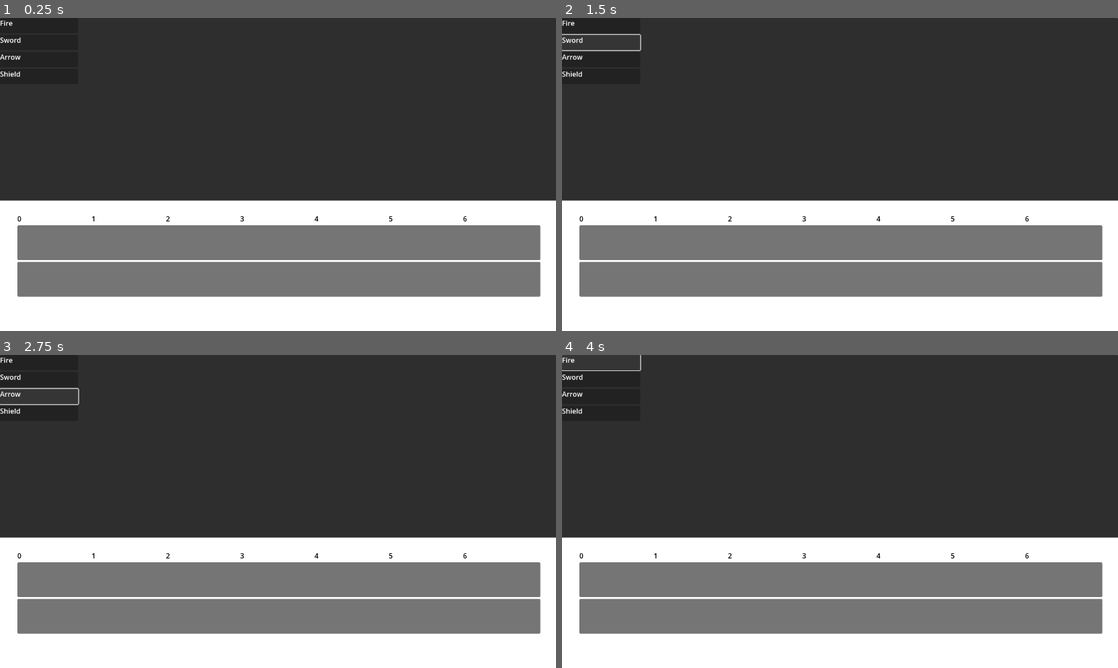
Above: before the commit, frames 1-4 (two rows, left to right).
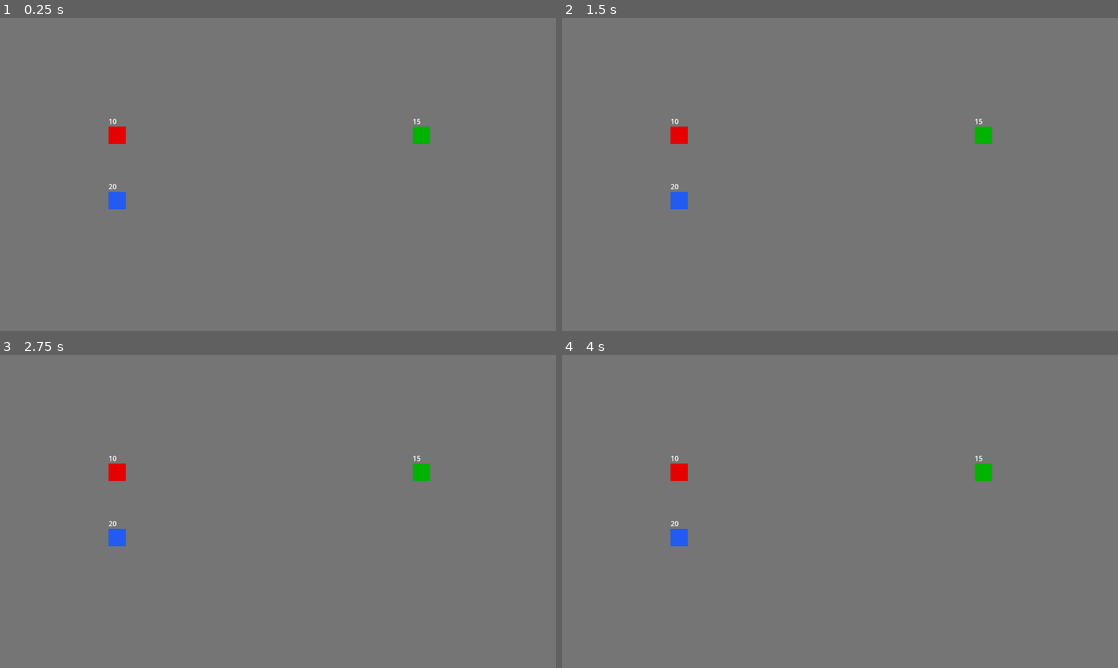
Above: after the commit, the same moments.

Repository: Ravars/non-turn-based-rpg
Game: Godot game, scene res://Scenes/Combat.tscn
Same seed, same stepped clock (60 frames per second), same inputs: the game is played once before the commit and once after it. Before the commit the project starts from res://Scenes/Timeline.tscn.
Inputs (mouse positions are in pixels of both pictures, inside the frame that each line leads up to):
- Up to frame 1 (0.25 s): no input
- Up to frame 2 (1.5 s): click (600, 24) at 0.5 s, where only the run before the commit has a clickable "Fire"; click (600, 43) at 1.25 s, where only the run before the commit has a clickable "Sword"
- Up to frame 3 (2.75 s): click (38, 395) at 2 s, where only the run before the commit has a clickable "Arrow"
- Up to frame 4 (4 s): click (600, 414) at 2.75 s, where only the run before the commit has a clickable "Shield"; click (600, 361) at 3.5 s, where only the run before the commit has a clickable "Fire"

The runs differ from the first frame. In frame 1, 79% of the frame differs, in the area x 0-100%, y 0-100%; in frame 2, 79%; in frame 3, 79%; in frame 4, 79%.

Commit message:
Timeline & Combat Managers

Diff:
--- /dev/null
+++ b/Resources/FireBall.tres
@@ -0,0 +1,12 @@
+[gd_resource type="Resource" script_class="SkillData" load_steps=2 format=3 uid="uid://bk14aot6jtncu"]
+
+[ext_resource type="Script" uid="uid://deb6e1y03bnsd" path="res://Scripts/SkillData.gd" id="1_gybf2"]
+
+[resource]
+script = ExtResource("1_gybf2")
+skill_name = "Fire Ball"
+skill_description = "Description Skill"
+damage = 10
+cast_time = 4.0
+cooldown = 1.0
+metadata/_custom_type_script = "uid://deb6e1y03bnsd"
--- /dev/null
+++ b/Resources/FireBolt.tres
@@ -0,0 +1,14 @@
+[gd_resource type="Resource" script_class="SkillData" load_steps=3 format=3 uid="uid://cjplw62slvhk2"]
+
+[ext_resource type="Texture2D" uid="uid://ch4d6oeecrhhw" path="res://Icons/line_vertical.png" id="1_0eurg"]
+[ext_resource type="Script" uid="uid://deb6e1y03bnsd" path="res://Scripts/SkillData.gd" id="1_bu23q"]
+
+[resource]
+script = ExtResource("1_bu23q")
+skill_name = "Fire Bolt"
+skill_description = "A Fire Bolt"
+damage = 20
+cast_time = 2.0
+cooldown = 3.0
+icon = ExtResource("1_0eurg")
+metadata/_custom_type_script = "uid://deb6e1y03bnsd"
--- /dev/null
+++ b/Resources/Goblin.tres
@@ -0,0 +1,11 @@
+[gd_resource type="Resource" script_class="CharacterStats" load_steps=2 format=3 uid="uid://6ani4ruco48d"]
+
+[ext_resource type="Script" uid="uid://l8uxdayn10hi" path="res://Scripts/CharacterStats.gd" id="1_p8ocb"]
+
+[resource]
+script = ExtResource("1_p8ocb")
+health = 15
+mana = 0
+strength = 2
+dexterity = 8
+metadata/_custom_type_script = "uid://l8uxdayn10hi"
--- /dev/null
+++ b/Resources/Mage.tres
@@ -0,0 +1,11 @@
+[gd_resource type="Resource" script_class="CharacterStats" load_steps=2 format=3 uid="uid://hkp5l64e081x"]
+
+[ext_resource type="Script" uid="uid://l8uxdayn10hi" path="res://Scripts/CharacterStats.gd" id="1_ibpmp"]
+
+[resource]
+script = ExtResource("1_ibpmp")
+health = 10
+mana = 10
+strength = 1
+dexterity = 1
+metadata/_custom_type_script = "uid://l8uxdayn10hi"
--- /dev/null
+++ b/Resources/ShieldAttack.tres
@@ -0,0 +1,12 @@
+[gd_resource type="Resource" script_class="SkillData" load_steps=2 format=3 uid="uid://0o544yhnkuqp"]
+
+[ext_resource type="Script" uid="uid://deb6e1y03bnsd" path="res://Scripts/SkillData.gd" id="1_qa6hw"]
+
+[resource]
+script = ExtResource("1_qa6hw")
+skill_name = "Shield Attack"
+skill_description = "Description Shield"
+damage = 1
+cast_time = 2.0
+cooldown = 1.0
+metadata/_custom_type_script = "uid://deb6e1y03bnsd"
--- /dev/null
+++ b/Resources/SwordAttack.tres
@@ -0,0 +1,14 @@
+[gd_resource type="Resource" script_class="SkillData" load_steps=3 format=3 uid="uid://c2bipukebnffg"]
+
+[ext_resource type="Texture2D" uid="uid://eeaydf545xd3" path="res://Icons/tool_sword_a.png" id="1_v5f1t"]
+[ext_resource type="Script" uid="uid://deb6e1y03bnsd" path="res://Scripts/SkillData.gd" id="1_vyscx"]
+
+[resource]
+script = ExtResource("1_vyscx")
+skill_name = "Sword Attack"
+skill_description = "Uses a Sword to Attack"
+damage = 5
+cast_time = 1.0
+cooldown = 2.0
+icon = ExtResource("1_v5f1t")
+metadata/_custom_type_script = "uid://deb6e1y03bnsd"
--- /dev/null
+++ b/Resources/Warrior.tres
@@ -0,0 +1,11 @@
+[gd_resource type="Resource" script_class="CharacterStats" load_steps=2 format=3 uid="uid://dg380qfx8b781"]
+
+[ext_resource type="Script" uid="uid://l8uxdayn10hi" path="res://Scripts/CharacterStats.gd" id="1_hoq84"]
+
+[resource]
+script = ExtResource("1_hoq84")
+health = 20
+mana = 0
+strength = 10
+dexterity = 1
+metadata/_custom_type_script = "uid://l8uxdayn10hi"
--- a/Scenes/Combat.tscn
+++ b/Scenes/Combat.tscn
@@ -1,25 +1,63 @@
-[gd_scene load_steps=4 format=3 uid="uid://8rjewcj1qibu"]
+[gd_scene load_steps=7 format=3 uid="uid://8rjewcj1qibu"]
 
-[ext_resource type="PackedScene" uid="uid://bet4frdrva7or" path="res://Scenes/Units/Warrior.tscn" id="1_jr68y"]
 [ext_resource type="PackedScene" uid="uid://7vh5n4px2cnv" path="res://Scenes/Units/Mage.tscn" id="2_rq8dt"]
-[ext_resource type="PackedScene" uid="uid://ctjkrsxjkogxj" path="res://Scenes/Units/Goblin.tscn" id="3_0dhp0"]
+[ext_resource type="Script" uid="uid://deb6e1y03bnsd" path="res://Scripts/SkillData.gd" id="3_snhto"]
+[ext_resource type="Script" path="res://Scripts/CombatManager.gd" id="4_abcde"]
+[ext_resource type="PackedScene" uid="uid://ctjkrsxjkogxj" path="res://Scenes/Units/Goblin.tscn" id="6_k8hyy"]
+[ext_resource type="PackedScene" uid="uid://bet4frdrva7or" path="res://Scenes/Units/Warrior.tscn" id="6_xd0fh"]
+[ext_resource type="Resource" uid="uid://c2bipukebnffg" path="res://Resources/SwordAttack.tres" id="7_xd0fh"]
 
 [node name="Combat" type="Node2D"]
+script = ExtResource("4_abcde")
 
-[node name="ColorRect" type="ColorRect" parent="."]
+[node name="Background" type="ColorRect" parent="."]
 offset_right = 1280.0
 offset_bottom = 720.0
 color = Color(0.458405, 0.458405, 0.458405, 1)
 metadata/_edit_lock_ = true
 
-[node name="Mage" parent="." instance=ExtResource("2_rq8dt")]
-position = Vector2(210, 263)
+[node name="PlayerLanes" type="Node2D" parent="."]
+position = Vector2(250, 0)
 
-[node name="Goblin" parent="." instance=ExtResource("3_0dhp0")]
-position = Vector2(906, 279)
+[node name="Lane1" type="Node2D" parent="PlayerLanes"]
+position = Vector2(0, 250)
 
-[node name="Goblin2" parent="." instance=ExtResource("3_0dhp0")]
-position = Vector2(905, 352)
+[node name="UnitPosition" type="Marker2D" parent="PlayerLanes/Lane1"]
 
-[node name="Warrior" parent="." instance=ExtResource("1_jr68y")]
-position = Vector2(368, 276)
+[node name="Lane2" type="Node2D" parent="PlayerLanes"]
+position = Vector2(0, 400)
+
+[node name="UnitPosition" type="Marker2D" parent="PlayerLanes/Lane2"]
+
+[node name="Mage" parent="PlayerLanes/Lane2/UnitPosition" groups=["heroes"] instance=ExtResource("2_rq8dt")]
+position = Vector2(0, -150)
+
+[node name="Warrior" parent="PlayerLanes/Lane2/UnitPosition" groups=["heroes"] instance=ExtResource("6_xd0fh")]
+skills = Array[ExtResource("3_snhto")]([ExtResource("7_xd0fh"), ExtResource("7_xd0fh"), ExtResource("7_xd0fh")])
+
+[node name="Lane3" type="Node2D" parent="PlayerLanes"]
+position = Vector2(0, 550)
+
+[node name="UnitPosition" type="Marker2D" parent="PlayerLanes/Lane3"]
+
+[node name="EnemyLanes" type="Node2D" parent="."]
+position = Vector2(950, 0)
+
+[node name="Lane1" type="Node2D" parent="EnemyLanes"]
+position = Vector2(0, 250)
+
+[node name="UnitPosition" type="Marker2D" parent="EnemyLanes/Lane1"]
+
+[node name="Goblin" parent="EnemyLanes/Lane1/UnitPosition" groups=["enemies"] instance=ExtResource("6_k8hyy")]
+is_enemy = true
+skills = Array[ExtResource("3_snhto")]([ExtResource("7_xd0fh"), ExtResource("7_xd0fh")])
+
+[node name="Lane2" type="Node2D" parent="EnemyLanes"]
+position = Vector2(0, 400)
+
+[node name="UnitPosition" type="Marker2D" parent="EnemyLanes/Lane2"]
+
+[node name="Lane3" type="Node2D" parent="EnemyLanes"]
+position = Vector2(0, 550)
+
+[node name="UnitPosition" type="Marker2D" parent="EnemyLanes/Lane3"]
--- a/Scenes/Timeline.tscn
+++ b/Scenes/Timeline.tscn
@@ -1,7 +1,7 @@
 [gd_scene load_steps=3 format=3 uid="uid://dedvm26vfptj3"]
 
 [ext_resource type="PackedScene" uid="uid://bbp0som1xstur" path="res://Scenes/AbilityButton.tscn" id="1_4t1g0"]
-[ext_resource type="Script" uid="uid://ccmncbujsmd4k" path="res://Scripts/Timeline.gd" id="1_n5ev4"]
+[ext_resource type="Script" uid="uid://ccmncbujsmd4k" path="res://Scripts/TimelineUI.gd" id="1_n5ev4"]
 
 [node name="Timeline" type="Control"]
 layout_mode = 3
--- a/Scenes/Units/Goblin.tscn
+++ b/Scenes/Units/Goblin.tscn
@@ -1,8 +1,13 @@
-[gd_scene load_steps=2 format=3 uid="uid://ctjkrsxjkogxj"]
+[gd_scene load_steps=5 format=3 uid="uid://ctjkrsxjkogxj"]
 
 [ext_resource type="PackedScene" uid="uid://0hbufdhuxkku" path="res://Scenes/Units/Unit.tscn" id="1_564fj"]
+[ext_resource type="Script" uid="uid://deb6e1y03bnsd" path="res://Scripts/SkillData.gd" id="2_jxonx"]
+[ext_resource type="Resource" uid="uid://6ani4ruco48d" path="res://Resources/Goblin.tres" id="2_py4g4"]
+[ext_resource type="Resource" uid="uid://c2bipukebnffg" path="res://Resources/SwordAttack.tres" id="3_py4g4"]
 
 [node name="Goblin" instance=ExtResource("1_564fj")]
+characterStats = ExtResource("2_py4g4")
+skills = Array[ExtResource("2_jxonx")]([ExtResource("3_py4g4")])
 
 [node name="ColorRect" parent="." index="0"]
 color = Color(1.44392e-07, 0.701049, 1.54018e-06, 1)
--- a/Scenes/Units/Mage.tscn
+++ b/Scenes/Units/Mage.tscn
@@ -1,8 +1,13 @@
-[gd_scene load_steps=2 format=3 uid="uid://7vh5n4px2cnv"]
+[gd_scene load_steps=5 format=3 uid="uid://7vh5n4px2cnv"]
 
 [ext_resource type="PackedScene" uid="uid://0hbufdhuxkku" path="res://Scenes/Units/Unit.tscn" id="1_r3b7i"]
+[ext_resource type="Resource" uid="uid://hkp5l64e081x" path="res://Resources/Mage.tres" id="2_ea1sq"]
+[ext_resource type="Script" uid="uid://deb6e1y03bnsd" path="res://Scripts/SkillData.gd" id="3_l0i51"]
+[ext_resource type="Resource" uid="uid://cjplw62slvhk2" path="res://Resources/FireBolt.tres" id="4_f3stt"]
 
 [node name="Mage" instance=ExtResource("1_r3b7i")]
+characterStats = ExtResource("2_ea1sq")
+skills = Array[ExtResource("3_l0i51")]([ExtResource("4_f3stt")])
 
 [node name="ColorRect" parent="." index="0"]
 color = Color(0.901961, 0, 0, 1)
--- a/Scenes/Units/Warrior.tscn
+++ b/Scenes/Units/Warrior.tscn
@@ -1,8 +1,13 @@
-[gd_scene load_steps=2 format=3 uid="uid://bet4frdrva7or"]
+[gd_scene load_steps=5 format=3 uid="uid://bet4frdrva7or"]
 
 [ext_resource type="PackedScene" uid="uid://0hbufdhuxkku" path="res://Scenes/Units/Unit.tscn" id="1_jnkdd"]
+[ext_resource type="Resource" uid="uid://dg380qfx8b781" path="res://Resources/Warrior.tres" id="2_60m18"]
+[ext_resource type="Script" uid="uid://deb6e1y03bnsd" path="res://Scripts/SkillData.gd" id="3_wxa1f"]
+[ext_resource type="Resource" uid="uid://c2bipukebnffg" path="res://Resources/SwordAttack.tres" id="4_q8au6"]
 
 [node name="Warrior" instance=ExtResource("1_jnkdd")]
+characterStats = ExtResource("2_60m18")
+skills = Array[ExtResource("3_wxa1f")]([ExtResource("4_q8au6")])
 
 [node name="ColorRect" parent="." index="0"]
 color = Color(0.133948, 0.357655, 0.939612, 1)
--- /dev/null
+++ b/Scripts/CharacterStats.gd
@@ -0,0 +1,8 @@
+extends Resource
+
+class_name CharacterStats
+
+@export var health: int = 10
+@export var mana: int = 0
+@export var strength: int = 1
+@export var dexterity: int = 1
--- /dev/null
+++ b/Scripts/CombatManager.gd
@@ -0,0 +1,114 @@
+extends Node2D
+
+func execute_action(action: TimelineAction):
+	if not is_instance_valid(action):
+		return
+	var damage_amount: int = action.skill_data.damage
+	action.target.take_damage(damage_amount)
+
+
+
+
+
+
+
+#
+#@onready var player_lanes = $PlayerLanes
+#@onready var enemy_lanes = $EnemyLanes
+#
+#var combat_active := false
+#var current_time := 0.0
+#
+## Exemplo de dados de habilidade.
+#var simple_attack = {
+	#"ability_name": "Ataque Básico",
+	#"cast_time": 1.0,
+	#"recovery_time": 0.5,
+	#"damage": 10
+#}
+#
+#func _ready():
+	#call_deferred("setup_enemies")
+	## Inicia o combate automaticamente para teste
+	#start_combat()
+#
+#func _process(delta):
+	#if not combat_active:
+		#return
+	#
+	#current_time += delta
+	#process_timelines()
+#
+#func setup_enemies():
+	#print("Configurando inimigos...")
+	#for i in range(enemy_lanes.get_child_count()):
+		#var lane = enemy_lanes.get_child(i)
+		#if lane.has_node("UnitPosition"):
+			#var unit_position = lane.get_node("UnitPosition")
+			#if unit_position.get_child_count() > 0:
+				#var enemy_unit = unit_position.get_child(0)
+				#if enemy_unit.has_method("add_action"):
+					## Adiciona uma ação de exemplo à timeline do inimigo
+					#var action_data = {
+						#"start_time": 1.0, # Inimigos começam suas ações após 1 segundo
+						#"end_time": 1.0 + simple_attack["cast_time"] + simple_attack["recovery_time"],
+						#"details": simple_attack,
+						#"owner": enemy_unit,
+						#"target_lane_index": i
+					#}
+					#enemy_unit.add_action(action_data)
+#
+#func start_combat():
+	#combat_active = true
+	#print("Combate iniciado!")
+#
+#func process_timelines():
+	## Processa as ações dos jogadores
+	#for i in range(player_lanes.get_child_count()):
+		#var lane = player_lanes.get_child(i)
+		#process_unit_in_lane(lane, i, false)
+#
+	## Processa as ações dos inimigos
+	#for i in range(enemy_lanes.get_child_count()):
+		#var lane = enemy_lanes.get_child(i)
+		#process_unit_in_lane(lane, i, true)
+#
+#func process_unit_in_lane(lane, lane_index, is_enemy):
+	#if not lane.has_node("UnitPosition"): return
+	#var unit_position = lane.get_node("UnitPosition")
+	#if unit_position.get_child_count() == 0: return
+	#
+	#var unit = unit_position.get_child(0)
+	#if not unit.has_method("get_action_timeline"): return # Supondo que teremos um getter
+	#
+	#var actions_to_remove = []
+	#for action in unit.action_timeline:
+		#if current_time >= action["start_time"]:
+			#execute_action(action)
+			#actions_to_remove.append(action)
+			#
+	#for action in actions_to_remove:
+		#unit.action_timeline.erase(action)
+#
+#func execute_action(action_data):
+	#print(action_data["owner"].name, " executa ", action_data["details"]["ability_name"])
+	#
+	#var target_lanes = player_lanes if action_data["owner"].is_enemy else enemy_lanes
+	#var target_lane_index = action_data["target_lane_index"]
+	#
+	#if target_lane_index >= target_lanes.get_child_count(): return
+	#
+	#var target_lane = target_lanes.get_child(target_lane_index)
+	#if not target_lane.has_node("UnitPosition"): return
+	#var target_position = target_lane.get_node("UnitPosition")
+	#if target_position.get_child_count() == 0: return
+		#
+	#var target_unit = target_position.get_child(0)
+	#if target_unit.has_method("take_damage"):
+		#var damage = action_data["details"]["damage"]
+		#target_unit.take_damage(damage)
+		#print(target_unit.name, " recebeu ", damage, " de dano.")
+#
+## Precisamos adicionar esta função em unit.gd para que o CombatManager possa ler a timeline
+## func get_action_timeline():
+##     return action_timeline
--- /dev/null
+++ b/Scripts/SkillData.gd
@@ -0,0 +1,21 @@
+extends Resource
+class_name  SkillData
+
+@export var skill_name: String = "New Skill"
+@export var skill_description: String = "Description Skill"
+
+@export_group("Combat")
+@export var damage: int = 1
+@export var cast_time: float = 1.0
+@export var cooldown: float = 1.0
+
+
+@export_group("Visuals")
+@export var icon: Texture2D
+
+func print_skill_info():
+	print("skill_name")
+	#print("Skill: {0}, Damage: {1}".format({0: skill_name, 1: damage}))
+
+func calculate_skill_total_time() -> float:
+	return cast_time
--- /dev/null
+++ b/Scripts/TimelineAction.gd
@@ -0,0 +1,19 @@
+extends RefCounted
+class_name TimelineAction
+
+var skill_data: SkillData
+var caster: Unit
+var target: Unit
+var start_time: float
+
+func _init(p_skill_data: SkillData, p_caster: Unit, p_target: Unit, p_start_time: float) -> void:
+	self.skill_data = p_skill_data
+	self.caster = p_caster
+	self.target = p_target
+	self.start_time = p_start_time
+
+func set_start_time(new_start_time: float) -> void:
+	self.execution_time = new_start_time
+
+func get_execution_time() -> float:
+	return self.start_time + self.skill_data.cast_time
--- /dev/null
+++ b/Scripts/TimelineCharacter.gd
@@ -0,0 +1,8 @@
+extends RefCounted
+class_name TimelineCharacter
+
+var character: Unit
+var actions: Array[TimelineAction] = []
+
+func _init(character: Unit) -> void:
+	self.character = character
--- /dev/null
+++ b/Scripts/TimelineManager.gd
@@ -0,0 +1,53 @@
+extends Node
+
+var planned_actions: Array[TimelineCharacter] = []
+var current_time: float = 0.0
+var is_paused: bool = false
+
+func _on_player_dropped_skill(timeline_id: int, skill: SkillData, caster: Node2D, target: Node2D, time: float):
+	var new_action = TimelineAction.new(skill,caster,target, time)
+	planned_actions[timeline_id].actions.append(new_action)
+	#print(skill.print_skill_info())
+
+func _physics_process(delta: float) -> void:
+	if is_paused:
+		return
+	current_time += delta / 5
+	var amount_skiils: int = 0
+	var actions_to_perform: Array[TimelineAction] = []
+	for t in range(planned_actions.size()):
+		var timeline: TimelineCharacter = planned_actions[t]
+		if timeline.character.is_dead:
+			continue
+		amount_skiils += timeline.actions.size()
+		for a in range(timeline.actions.size()-1,-1,-1):
+			var action = timeline.actions[a]
+			if action.caster.is_dead or action.target.is_dead:
+				is_paused = true
+				print("Paused due invalid target")
+				return
+
+			if current_time >= action.get_execution_time():
+				actions_to_perform.append(action)
+				timeline.actions.remove_at(a)
+
+	for i in range(actions_to_perform.size()):
+		var action = actions_to_perform[i]
+		print("Personagem {2} executando {0} no tempo {1}".format({0: action.skill_data.skill_name, 1: current_time, 2: action.caster.name}))
+		CombatManager.execute_action(action)
+
+	if amount_skiils == 0:
+		is_paused = true
+		print("Paused")
+
+
+
+func add_character_timeline(character: Unit) -> int:
+	var new_timeline_character = TimelineCharacter.new(character)
+	planned_actions.append(new_timeline_character)
+	print(planned_actions.size())
+	#
+	if planned_actions.size() == 4:
+		is_paused = false
+
+	return planned_actions.size()-1
--- a/Scripts/unit.gd
+++ b/Scripts/unit.gd
@@ -1,8 +1,54 @@
 extends Node2D
+class_name Unit
+
+@export var is_enemy := false
 
 var max_hp: int = 100
 var current_hp: int = 100
+var timeline_id: int = 0
+var is_dead: bool = false
+@export var characterStats: CharacterStats
+@export var skills: Array[SkillData] = []
+
+# A timeline interna para esta unidade
+#var action_timeline: Array = []
+
+func _ready() -> void:
+	max_hp = characterStats.health
+	current_hp = max_hp
+	$Label.text = str(current_hp)
+	timeline_id = TimelineManager.add_character_timeline(self)
+	var time: int = 0
+	for i in range(skills.size()):
+		var hero = get_tree().get_first_node_in_group("heroes")
+		var enemie = get_tree().get_first_node_in_group("enemies")
+		if is_enemy:
+			TimelineManager._on_player_dropped_skill(timeline_id, skills[i], self, hero, time)
+		else:
+			TimelineManager._on_player_dropped_skill(timeline_id, skills[i], self, enemie, time)
+
+		time += skills[i].calculate_skill_total_time()
+
+	#print(TimelineManager.planned_actions)
 
 func take_damage(amount: int):
-	current_hp -= amount
-	$Label.text = current_hp
+	current_hp = max(0, current_hp-amount)
+	$Label.text = str(current_hp)
+	print("{0} sofreu {1} de dano, vida atual: {2}".format({0: name,1: amount, 2: current_hp}))
+	if current_hp <= 0:
+		print("{0} foi derrotado!".format({0:name}))
+		is_dead = true
+
+## Adiciona uma ação à timeline interna da unidade
+#func add_action(action_data: Dictionary):
+	## No futuro, podemos adicionar validações aqui
+	#action_timeline.append(action_data)
+	#print(name, " adicionou a ação: ", action_data["ability_name"])
+#
+## Limpa todas as ações da timeline
+#func clear_timeline():
+	#action_timeline.clear()
+#
+## Permite que outros scripts leiam a timeline de forma segura
+#func get_action_timeline() -> Array:
+	#return action_timeline
--- a/project.godot
+++ b/project.godot
@@ -11,9 +11,14 @@
 [application]
 
 config/name="RpgNotTurnBased"
-run/main_scene="uid://dedvm26vfptj3"
+run/main_scene="uid://8rjewcj1qibu"
 config/features=PackedStringArray("4.4", "GL Compatibility")
 config/icon="res://icon.svg"
+
+[autoload]
+
+TimelineManager="*res://Scripts/TimelineManager.gd"
+CombatManager="*res://Scripts/CombatManager.gd"
 
 [display]
 
Binary file added: Icons/line_vertical.png
Not shown, added: Icons/line_vertical.png.import
Binary file added: Icons/tool_sword_a.png
Not shown, added: Icons/tool_sword_a.png.import
Not shown, added: Scripts/CharacterStats.gd.uid
Not shown, added: Scripts/CombatManager.gd.uid
Not shown, added: Scripts/SkillData.gd.uid
Not shown, added: Scripts/TimelineAction.gd.uid
Not shown, added: Scripts/TimelineCharacter.gd.uid
Not shown, added: Scripts/TimelineManager.gd.uid
Renamed: Scripts/Timeline.gd -> Scripts/TimelineUI.gd
Renamed: Scripts/Timeline.gd.uid -> Scripts/TimelineUI.gd.uid
